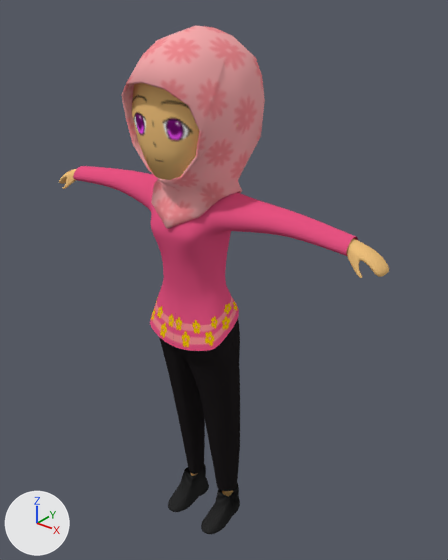
The Blender file UnityProject/Assets/#UI/3D/DeaRigged.blend: old version first, new version second.
The view is the same before and after, from a 50 mm lens placed at (7.51, -8.49, 11.93), pointed at (0.19, 0.66, 6.25). Every picture has the same lights, and +X, +Y and +Z are marked at lower left.

The older version as bpy lines, for what is in view:
```python
ob_cube_013 = bpy.data.objects.new('Cube.013', me_cube_013)
ob_cube_013.location = (-0.02, 0.19, 6.18)
ob_cube_016 = bpy.data.objects.new('Cube.016', me_cube_016)
ob_cube_016.location = (-0.02, 0.35, 6.18)
ob_cube_017 = bpy.data.objects.new('Cube.017', me_cube_017)
ob_cube_017.location = (-0.02, 0.19, 6.18)
# also in view: 'Cube.014' at (-0.03, 0.03, 6.84); 'Cube.012' at (-0.02, 0.17, 4.4); 'Cube.015' at (-0.01, 0.12, 0.47)
```
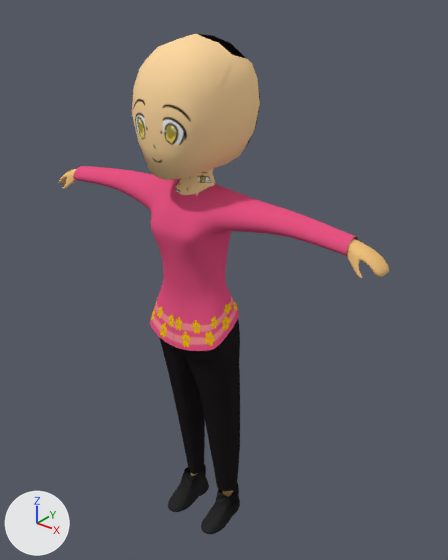
Patch to the scene script:
```diff
--- a/UnityProject/Assets/#UI/3D/DeaRigged.blend.py
+++ b/UnityProject/Assets/#UI/3D/DeaRigged.blend.py
@@ img_dea___faceless2_png @@
+img_dea___faceless2_png = load_image('dea - faceless2.png', 'dea - faceless2.png', 442, 381, 'sRGB')
@@ mat_face @@
+mat_face = bpy.data.materials.new('Face')
+# uses the picture img_dea___faceless2_png
@@ me_cube_017 @@
 me_cube_017.from_pydata(...)  # 116 vertices, 114 faces; spans x -1.05..1.05, y -1.22..1.14, z 2.01..4.91
 # used by ob_cube_017; location = (-0.02, 0.19, 6.18)
-me_cube_017.materials.append(mat_material_007)  # picture img_dea_png
+# me_cube_017 part 1: texture (UV) coordinates of 114 of 114 faces, centred in x -1.0..1.0, y -1.16..1.07, z 2.23..4.82, changed; they spanned u 0.45..0.97, v 0.5..0.92 and now span u 0.33..1.11, v 0.5..1.12
+me_cube_017.materials.append(mat_face)
@@ ob_cube_013 @@
 _m = ob_cube_013.modifiers.new('Solidify', 'SOLIDIFY')
 _m.nonmanifold_merge_threshold = 0.0003
+ob_cube_013.hide_render = True
```

Location of each change, (x1, y1, x2, y2) in pixels of the pictures (448 x 560 px):
'Cube.013', hidden (pink)
    before: (121, 25, 265, 228)
'Cube.017', recoloured, surface changed
    both: (132, 34, 260, 196)
part 1 of me_cube_017, surface changed
    before: (132, 83, 238, 180)
    after: (132, 34, 260, 196)
